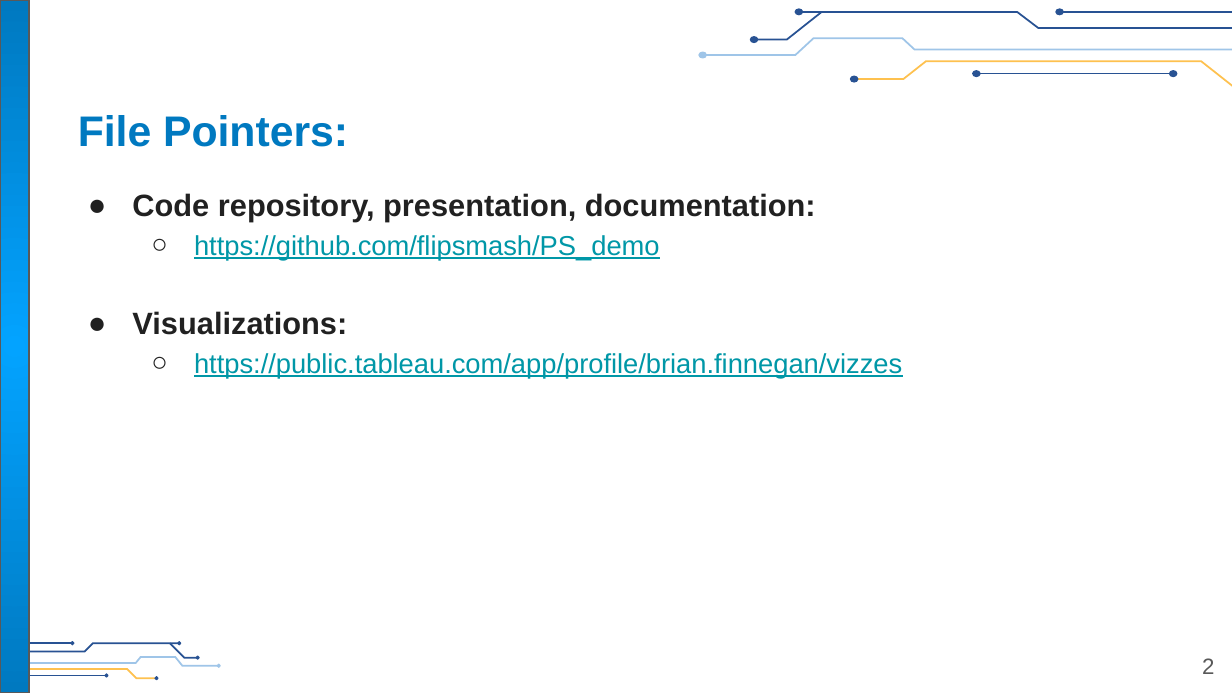
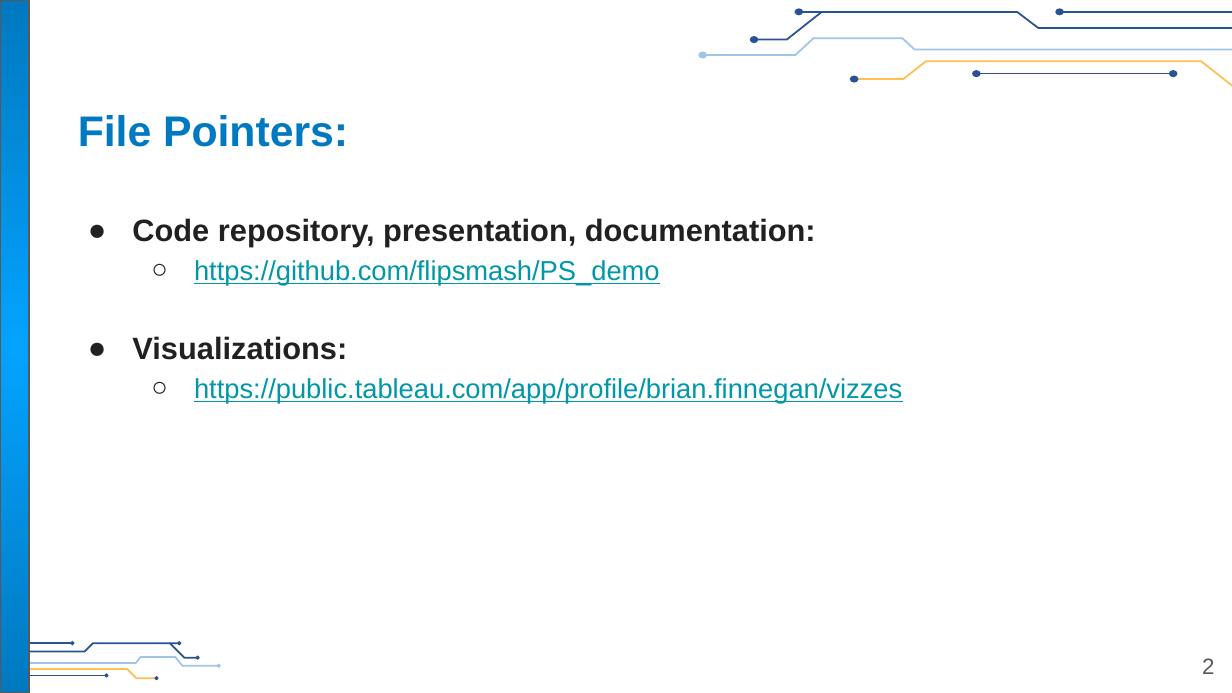
Before and after one commit to flipsmash/PS_demo, a slide deck: slide 2 of Presentation/Finnegan_Sr_Mgr_Learner_Eval&Analytics_Thought_Exercise.pptx. Drawn at 1232x693 pixels with LibreOffice and Linux fonts; fonts in the diff are those of the drawing; background and template pictures are left out. Boxes give left, top, right and bottom in pixels: in the first picture for what was removed or moved away, otherwise in the second. Text is boxed around its words. In the diff, an @@ line names an element or a change of style, - is before the commit and + after.

```diff
--- a/Presentation/Finnegan_Sr_Mgr_Learner_Eval&Analytics_Thought_Exercise.pptx
+++ b/Presentation/Finnegan_Sr_Mgr_Learner_Eval&Analytics_Thought_Exercise.pptx
@@ text "Code repository, presentation, documentation:": place and size @@
-text "Code repository, presentation, documentation:" at (132, 193, 902, 378)
+text "Code repository, presentation, documentation:" at (132, 218, 902, 404)
```
Also in this commit, not shown: 5 other slides changed, 2 slides added, 1 slide removed, 6 other files.
